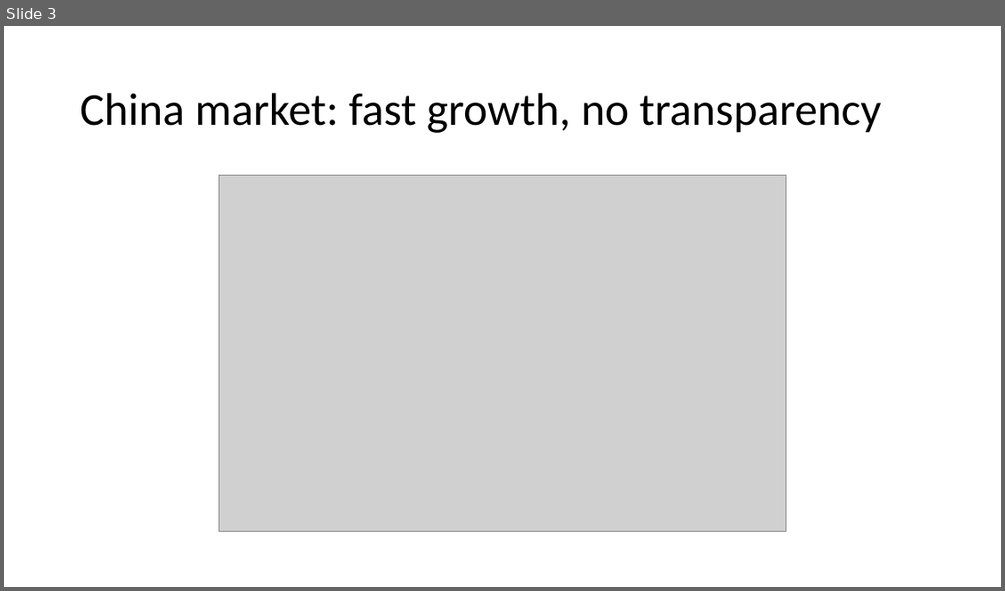
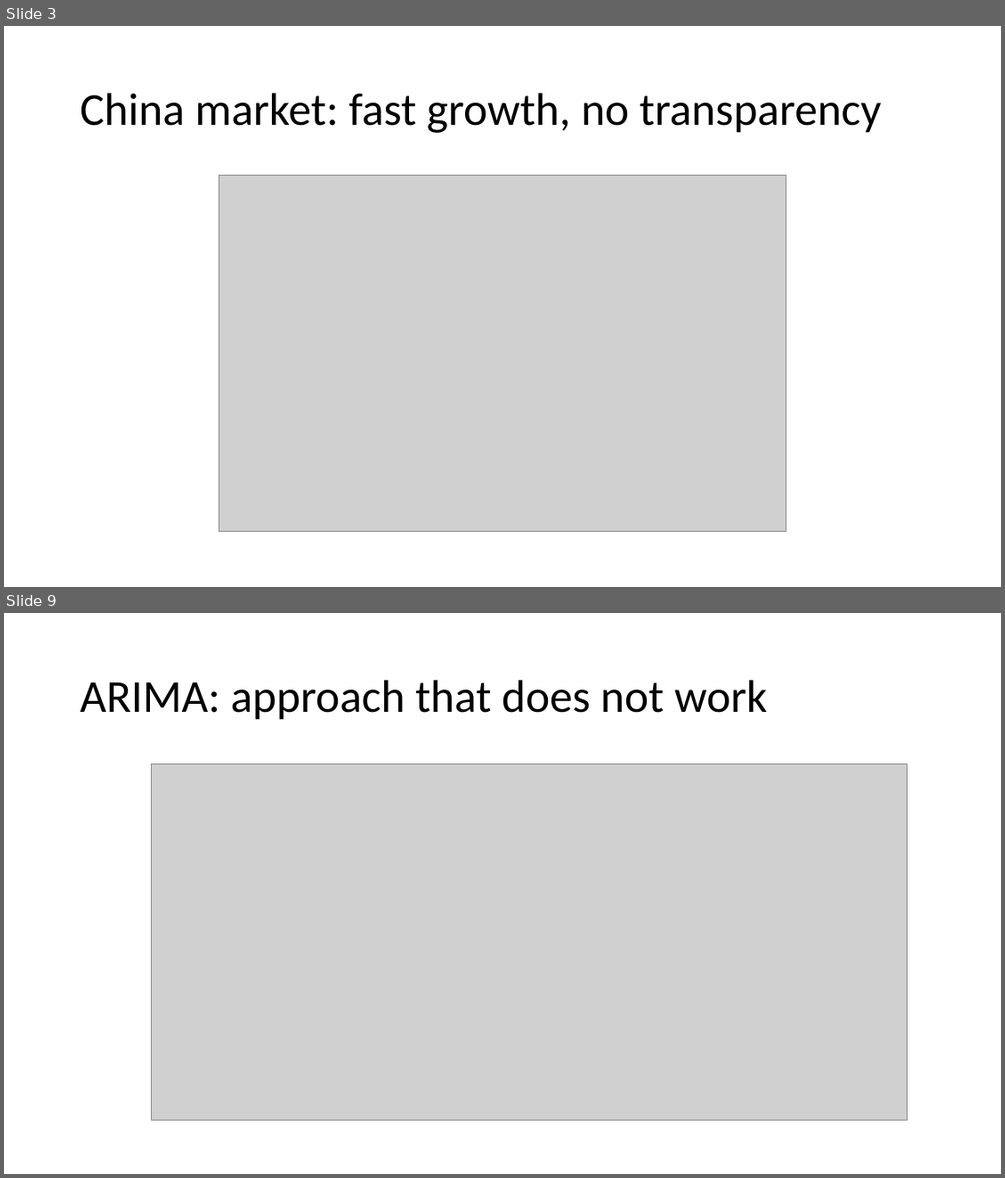
Before and after one commit to artem-chemist-learning/W271, a slide deck: HW/HW_13/Iodine sales forecast for China market.pptx. Shown one above the other, each under a label of ours: slide 3 before the commit, slides 3 and 9 after it; the slides between them are not shown. The pictures are 1005x591 and 1005x1178 pixels, drawn with LibreOffice and Linux fonts; fonts in the diff are those of the drawing; grey boxes stand for pictures. Boxes give left, top, right and bottom in pixels: in the first picture for what was removed or moved away, otherwise in the second. Text is boxed around its words. In the diff, an @@ line names an element or a change of style, - is before the commit and + after.

```diff
--- a/HW/HW_13/Iodine sales forecast for China market.pptx
+++ b/HW/HW_13/Iodine sales forecast for China market.pptx
@@ slide 9 added at (x1=4, y1=613, x2=1001, y2=1174), background #FFFFFF @@
@@ title added at (x1=80, y1=680, x2=767, y2=720), 44 pt, text #000000 @@
+ARIMA: approach that does not work
@@ picture added at (x1=152, y1=764, x2=907, y2=1120) @@
```
Also in this commit, not shown: 3 slides changed, 4 other slides added, 2 slides removed, 3 other files.
